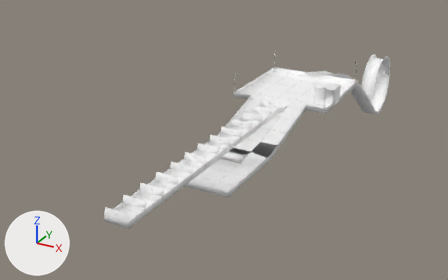
One commit to the Blender file CPSC585/models/testlevel/blender_files/tuning_testlevel.blend: the scene before it, then after it.
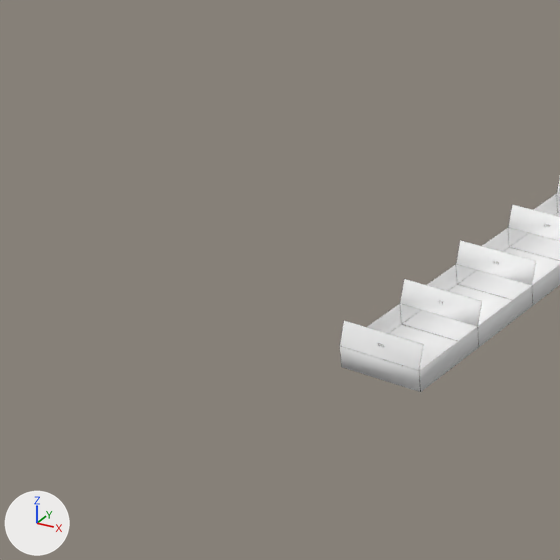
The first picture shows the older version from a 50 mm lens placed at (234.0, -567.0, 217.0), pointed at (-65.0, -24.0, -54.0). The close-ups show both versions on the part from 0% to 38% of the width and 39% to 100% of the height of that picture; other places that the commit changed are outside them. Every picture has the same lights, and +X, +Y and +Z are marked at lower left.

The older version as bpy lines, for what is in view:
```python
me_plane = bpy.data.meshes.new('Plane')
me_plane.from_pydata(...)  # 484 vertices, 362 faces, 4 loose edges; spans x -5.0..5.0, y -29.0..38.2, z -13.2..1.7
me_plane.materials.append(mat_material_001)  # picture img_testlevel_ground_texture_png_001
me_plane.materials.append(mat_00)  # picture img_00_texture_png_001
me_plane.materials.append(mat_01)  # picture img_01_texture_png_001
me_plane.materials.append(mat_02)  # picture img_02_texture_png_001
me_plane.materials.append(mat_03)  # picture img_03_texture_png_001
me_plane.materials.append(mat_04)  # picture img_04_texture_png_001
me_plane.materials.append(mat_05)  # picture img_05_texture_png_001
me_plane.materials.append(mat_06)  # picture img_06_texture_png_001
me_plane.materials.append(mat_07)  # picture img_07_texture_png_001
me_plane.materials.append(mat_08)  # picture img_08_texture_png_001
me_plane.materials.append(mat_09)  # picture img_09_texture_png_001
me_plane.materials.append(mat_10)  # picture img_10_texture_png_001
me_plane.materials.append(mat_11)  # picture img_11_texture_png_001
me_plane.materials.append(mat_12)  # picture img_02_texture_png_001
me_plane.materials.append(mat_bank)  # picture img_bank_png
ob_plane = bpy.data.objects.new('Plane', me_plane)
ob_plane.location = (0.0, 0.0, 0.0)
ob_plane.scale = (10.0, 10.0, 10.0)
```
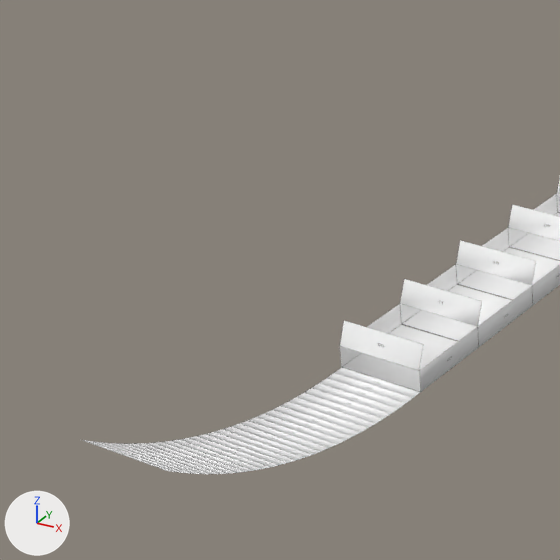
Location of each change, (x1, y1, x2, y2) in pixels of the close-ups (560 x 560 px):
'Plane', reshaped
    before: (340, 177, 560, 392)
    after: (80, 177, 560, 474)
part 1 of me_plane, built on
    before: (340, 346, 421, 392)
    after: (80, 367, 420, 474)
part 2 of me_plane, recoloured
    before: (368, 209, 560, 392)
    after: (340, 209, 560, 392)

The change, as a diff of the scene's bpy script:
```diff
--- a/CPSC585/models/testlevel/blender_files/tuning_testlevel.blend.py
+++ b/CPSC585/models/testlevel/blender_files/tuning_testlevel.blend.py
@@ me_plane @@
 # used by ob_plane; location = (0.0, 0.0, 0.0); scale = (10.0, 10.0, 10.0)
-me_plane.from_pydata(...)  # 484 vertices, 362 faces, 4 loose edges; spans x -5.0..5.0, y -29.0..38.2, z -13.2..1.7
+me_plane.from_pydata(...)  # 546 vertices, 392 faces, 4 loose edges; spans x -5.0..5.0, y -35.9..38.2, z -13.2..2.2
+# me_plane part 1
+# 1 face is deleted
+# 31 vertices are added at x -1.0, y -35.9..-29.2, z 0.0..2.2
+# 31 new vertices lie (2.0, 0.0, 0.0) away from vertices in x -1.0, y -35.9..-29.2, z 0.0..2.2
+# 31 new faces join them, mat_00 (picture img_00_texture_png_001)
+# me_plane part 2: 343 faces spanning x -5.0..5.0, y -29.0..38.2, z -13.2..1.7 switch from mat_material_001 (picture img_testlevel_ground_texture_png_001) to mat_00 (picture img_00_texture_png_001)
 me_plane.materials.append(mat_01)
```
